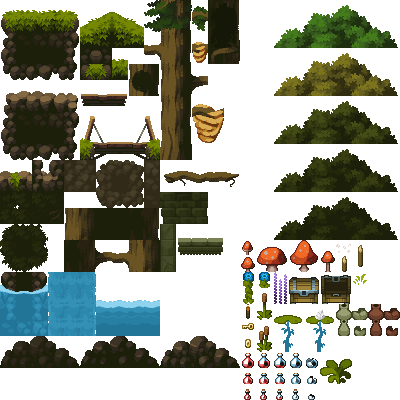
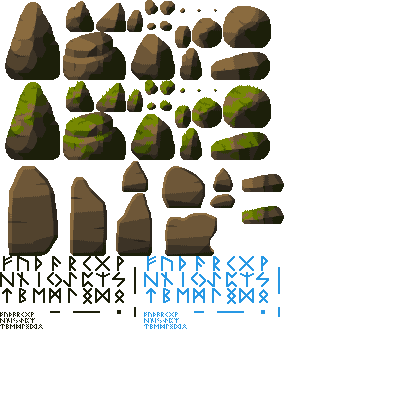
The second 400 x 400 image is a revision of the first. Changes to its layers:
added layer "Layer 11" above "Tiles" over [0, 0, 284, 329]
hid "Tiles" over [0, 0, 400, 400]
